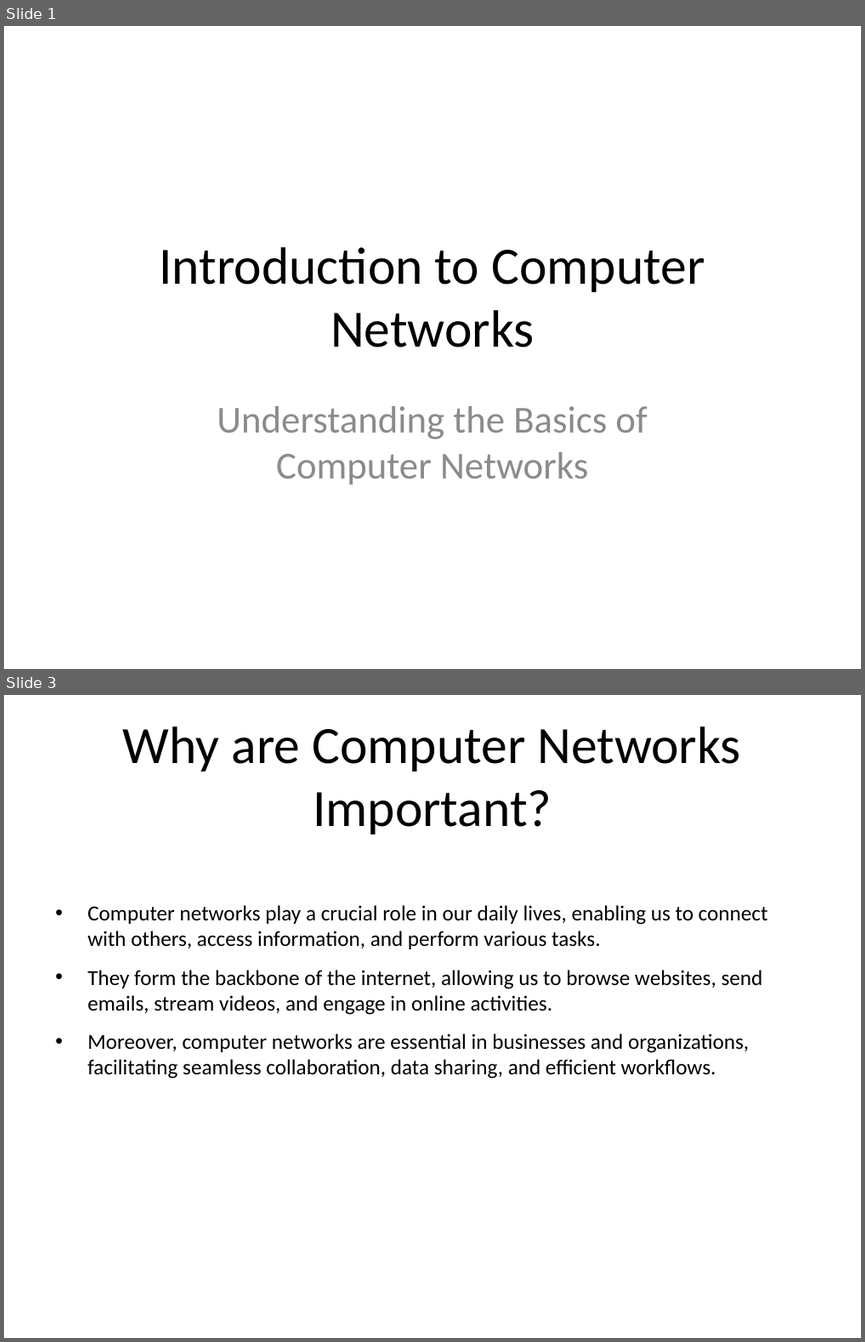
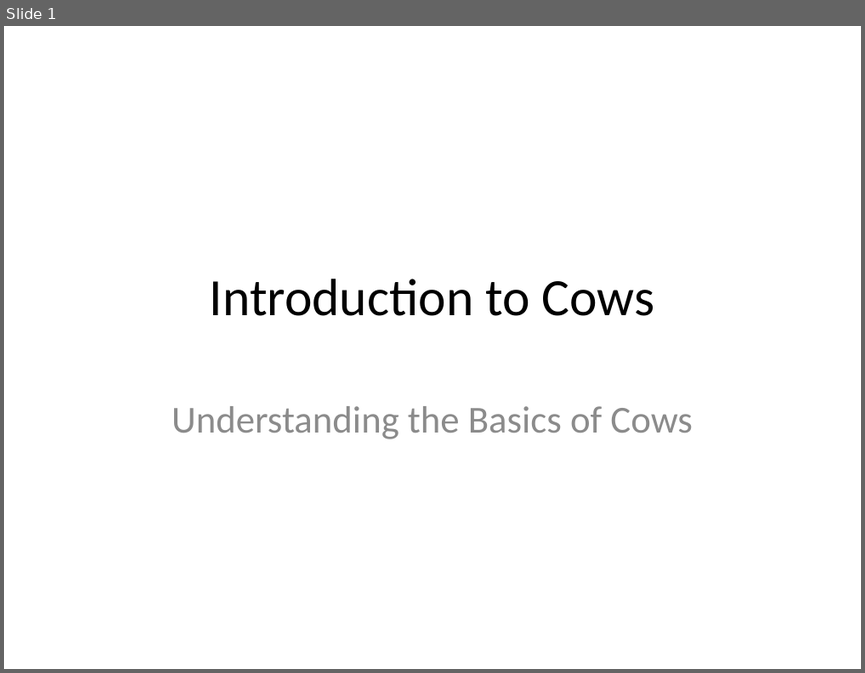
Before and after one commit to COSC-499-W2023/year-long-project-team-17, a slide deck: my_presentation.pptx. Shown one above the other, each under a label of ours: slides 1 and 3 before the commit, slide 1 after it; the slides between them are not shown. The pictures are 865x1342 and 865x673 pixels, drawn with LibreOffice and Linux fonts; fonts in the diff are those of the drawing. Boxes give left, top, right and bottom in pixels: in the first picture for what was removed or moved away, otherwise in the second. Text is boxed around its words. In the diff, an @@ line names an element or a change of style, - is before the commit and + after.

```diff
--- a/my_presentation.pptx
+++ b/my_presentation.pptx
@@ slide 3 removed at [4,695,861,1338], background #FFFFFF @@
@@ title removed at [123,726,741,834] @@
-Why are Computer Networks Important?
@@ text removed at [87,905,768,1078] @@
-• Computer networks play a crucial role in our daily lives, enabling us to connect with others, access information, and perform various tasks.
-• They form the backbone of the internet, allowing us to browse websites, send emails, stream videos, and engage in online activities.
-• Moreover, computer networks are essential in businesses and organizations, facilitating seamless collaboration, data sharing, and efficient workflows.
@@ slide 1 changed as well @@
@@ title at [210,278,655,316]: text changed @@
-Introduction to Computer Networks
+Introduction to Cows
@@ subtitle at [171,406,692,439]: text changed @@
-Understanding the Basics of Computer Networks
+Understanding the Basics of Cows
```
Also in this commit, not shown: 2 slides added, 11 other slides removed, 25 other files.
